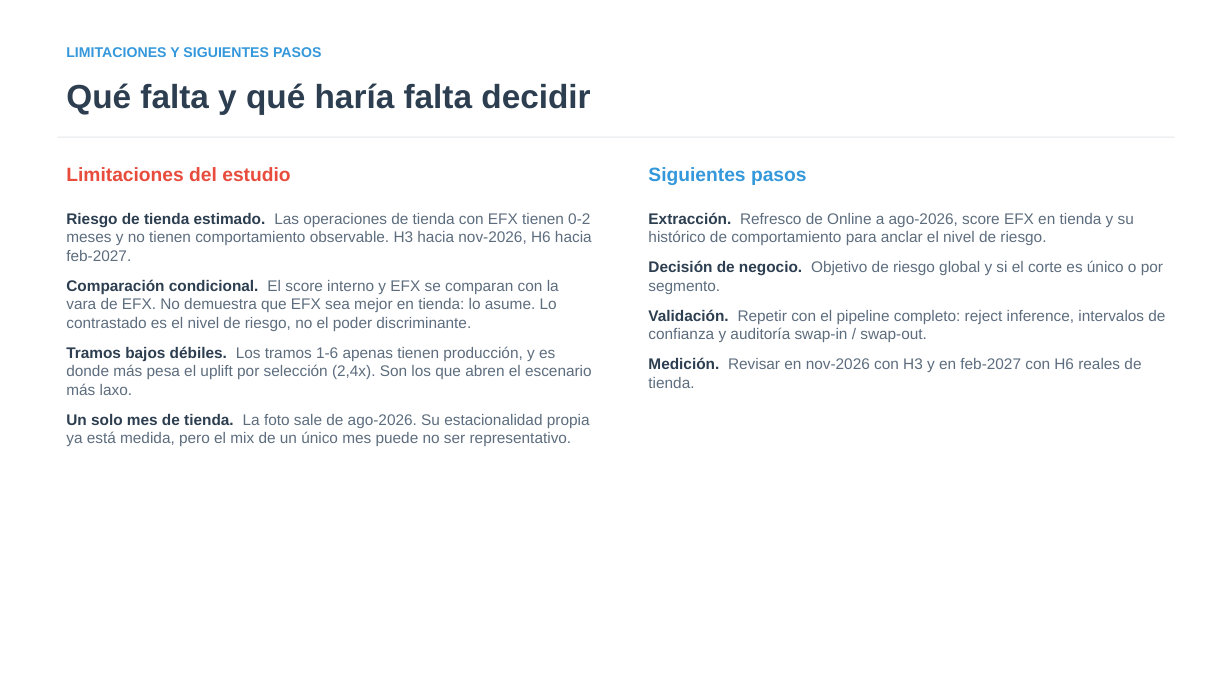
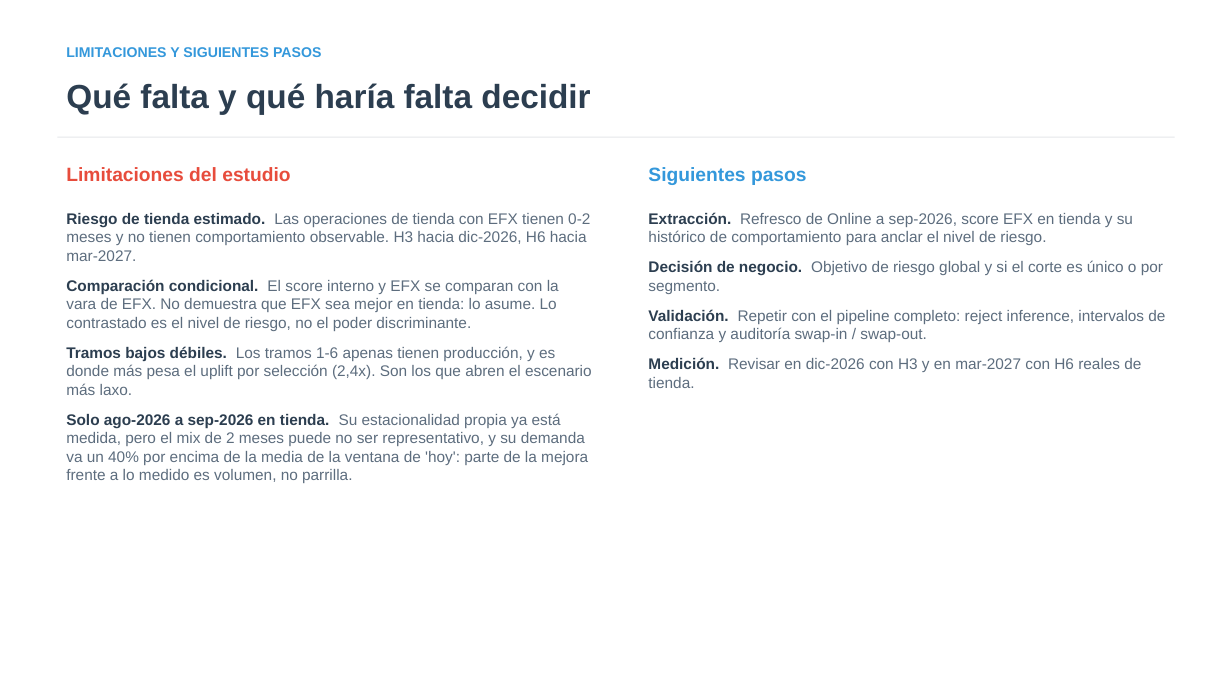
Before and after one commit to iocariz/scoring_tools, a slide deck: slide 13 of output/apple_deck/Estudio_Apple_EFX.pptx. Drawn at 1232x693 pixels with LibreOffice and Linux fonts; fonts in the diff are those of the drawing. Boxes give left, top, right and bottom in pixels: in the first picture for what was removed or moved away, otherwise in the second. Text is boxed around its words. In the diff, an @@ line names an element or a change of style, - is before the commit and + after.

```diff
--- a/output/apple_deck/Estudio_Apple_EFX.pptx
+++ b/output/apple_deck/Estudio_Apple_EFX.pptx
@@ text at [66, 213, 590, 261]: text changed @@
-Riesgo de tienda estimado. Las operaciones de tienda con EFX tienen 0-2 meses y no tienen comportamiento observable. H3 hacia nov-2026, H6 hacia feb-2027.
+Riesgo de tienda estimado. Las operaciones de tienda con EFX tienen 0-2 meses y no tienen comportamiento observable. H3 hacia dic-2026, H6 hacia mar-2027.
@@ text at [648, 212, 1133, 245]: text changed @@
-Extracción. Refresco de Online a ago-2026, score EFX en tienda y su histórico de comportamiento para anclar el nivel de riesgo.
+Extracción. Refresco de Online a sep-2026, score EFX en tienda y su histórico de comportamiento para anclar el nivel de riesgo.
@@ text at [648, 357, 1141, 388]: text changed @@
-Medición. Revisar en nov-2026 con H3 y en feb-2027 con H6 reales de tienda.
+Medición. Revisar en dic-2026 con H3 y en mar-2027 con H6 reales de tienda.
@@ text at [66, 413, 588, 483]: text changed @@
-Un solo mes de tienda. La foto sale de ago-2026. Su estacionalidad propia ya está medida, pero el mix de un único mes puede no ser representativo.
+Solo ago-2026 a sep-2026 en tienda. Su estacionalidad propia ya está medida, pero el mix de 2 meses puede no ser representativo, y su demanda va un 40% por encima de la media de la ventana de 'hoy': parte de la mejora frente a lo medido es volumen, no parrilla.
```
Also in this commit, not shown: 10 other slides changed, 7 other files.
